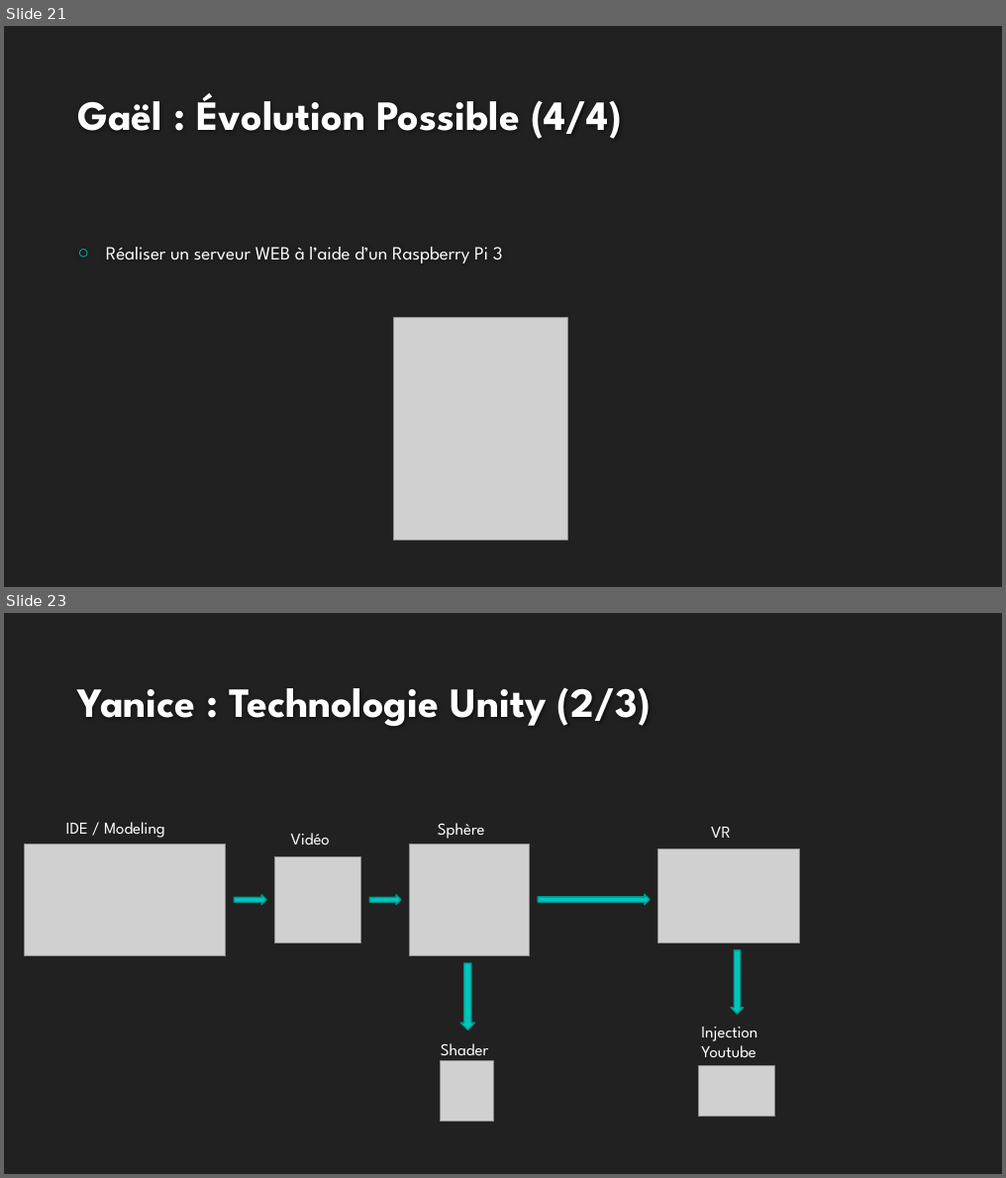
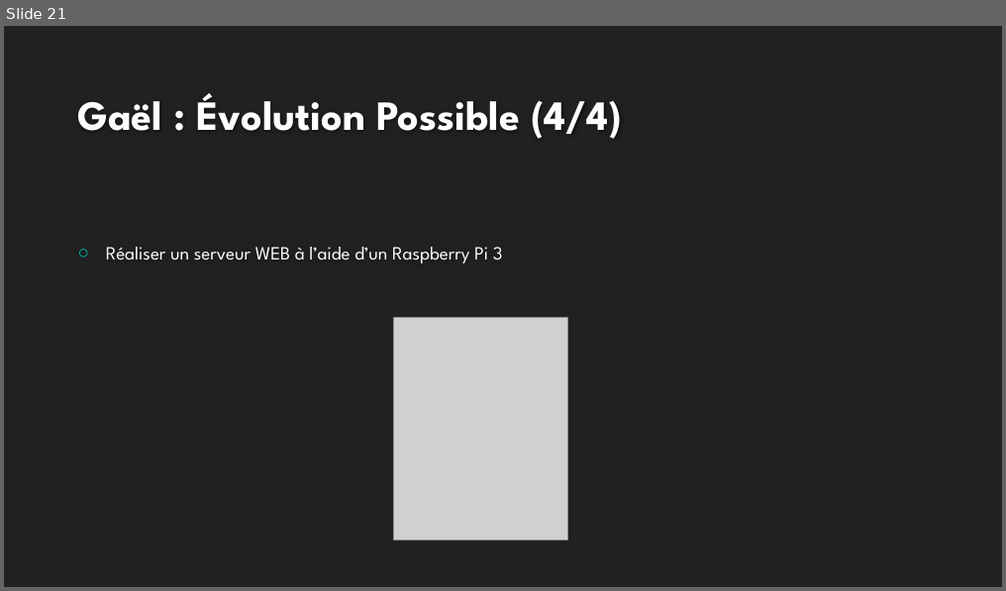
Before and after one commit to rlembo06/VR_tourism, a slide deck: annexes/slides-VR_Tourism.pptx. Shown one above the other, each under a label of ours: slides 21 and 23 before the commit, slide 21 after it; the slides between them are not shown. The pictures are 1006x1178 and 1006x591 pixels, drawn with LibreOffice and Linux fonts; fonts in the diff are those of the drawing; grey boxes stand for pictures; background and template pictures are left out. Boxes give left, top, right and bottom in pixels: in the first picture for what was removed or moved away, otherwise in the second. Text is boxed around its words. In the diff, an @@ line names an element or a change of style, - is before the commit and + after.

Commit message:
ajout slide yanice vf

```diff
--- a/annexes/slides-VR_Tourism.pptx
+++ b/annexes/slides-VR_Tourism.pptx
@@ slide 23 removed at bbox=[4, 613, 1002, 1174], background #212121 @@
@@ title removed at bbox=[78, 687, 651, 726] @@
-Yanice : Technologie Unity (2/3)
@@ picture removed at bbox=[24, 845, 226, 956] @@
@@ text removed at bbox=[66, 822, 165, 838] @@
-IDE / Modeling
@@ text removed at bbox=[291, 833, 330, 845] @@
-Vidéo
@@ picture removed at bbox=[410, 845, 530, 956] @@
@@ text removed at bbox=[438, 823, 485, 839] @@
-Sphère
@@ picture removed at bbox=[658, 849, 800, 943] @@
@@ text removed at bbox=[711, 827, 731, 838] @@
-VR
@@ picture removed at bbox=[275, 858, 361, 943] @@
@@ right arrow removed at bbox=[234, 895, 266, 905] @@
@@ right arrow removed at bbox=[369, 895, 401, 905] @@
@@ right arrow removed at bbox=[538, 894, 650, 905] @@
@@ right arrow removed at bbox=[460, 963, 475, 1030] @@
@@ right arrow removed at bbox=[731, 951, 744, 1014] @@
@@ text removed at bbox=[701, 1027, 757, 1058] @@
-Injection
-Youtube
@@ text removed at bbox=[441, 1044, 489, 1061] @@
-Shader
@@ picture removed at bbox=[441, 1061, 494, 1121] @@
@@ picture removed at bbox=[698, 1065, 774, 1117] @@
```
Also in this commit, not shown: 1 slide changed, 3 slides added, 1 other slide removed.
